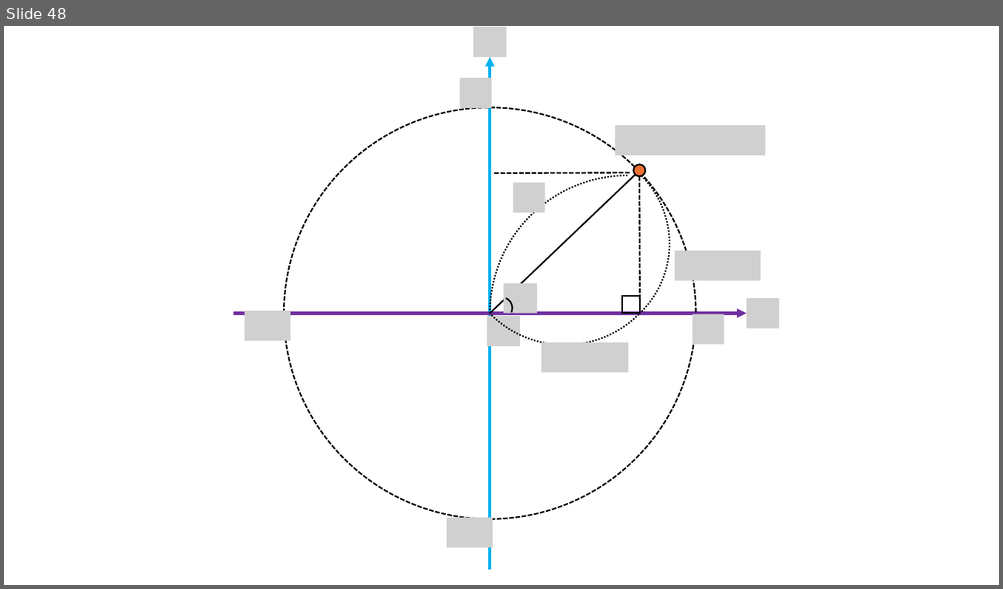
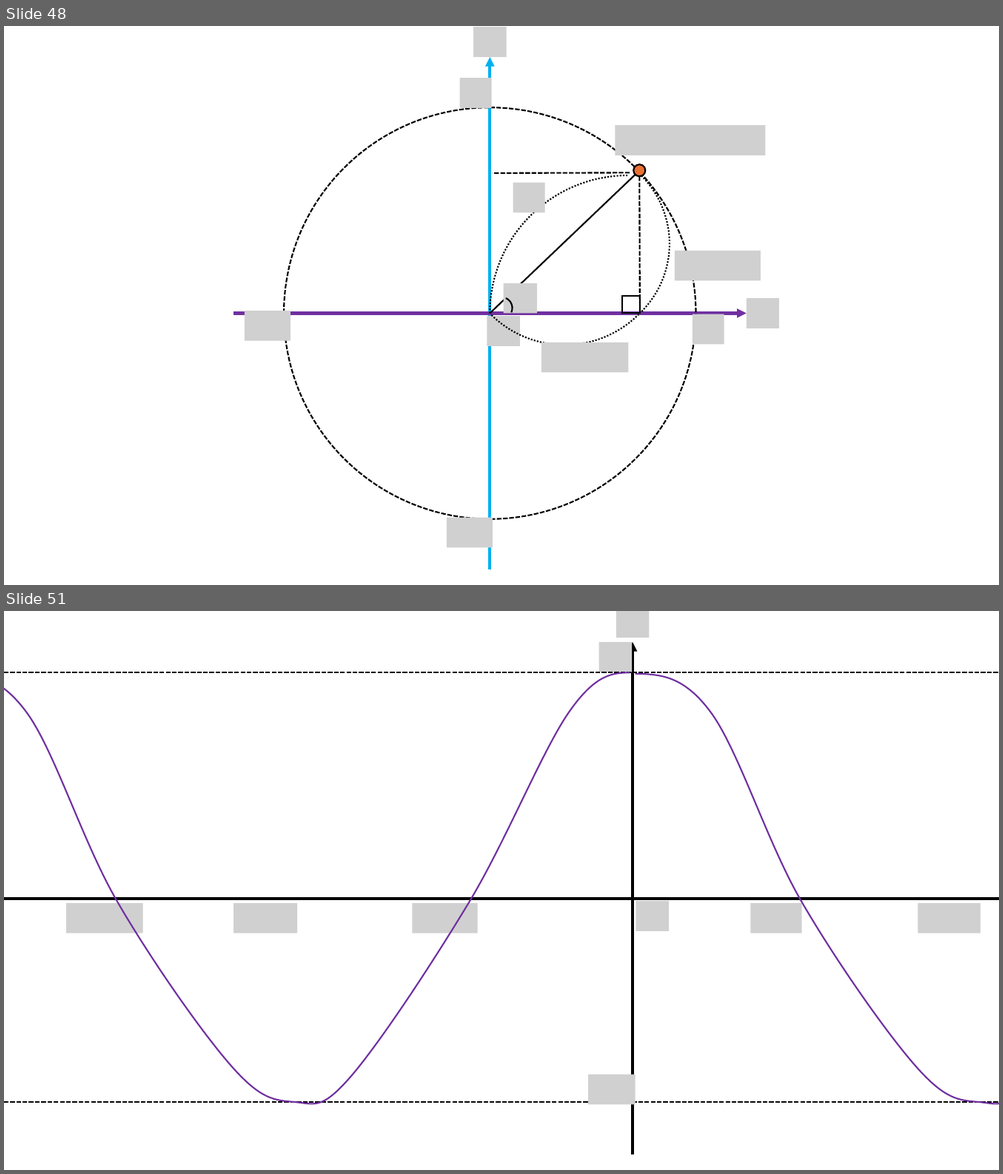
Before and after one commit to corn1200/GameMath-example, a slide deck: img/그림.pptx. Shown one above the other, each under a label of ours: slide 48 before the commit, slides 48 and 51 after it; the slides between them are not shown. The pictures are 1003x589 and 1003x1174 pixels, drawn with LibreOffice and Linux fonts; fonts in the diff are those of the drawing; grey boxes stand for pictures; background and template pictures are left out. Boxes give left, top, right and bottom in pixels: in the first picture for what was removed or moved away, otherwise in the second. Text is boxed around its words. In the diff, an @@ line names an element or a change of style, - is before the commit and + after.

```diff
--- a/img/그림.pptx
+++ b/img/그림.pptx
@@ slide 51 added at box(4, 611, 999, 1170), background #FFFFFF @@
@@ rounded rectangle added at box(4, 611, 999, 1170), outline #E97132 3 pt @@
@@ picture added at box(616, 611, 649, 637) @@
@@ picture added at box(599, 642, 632, 672) @@
@@ arrow added from (632, 1155) to (632, 642), #000000 3 pt @@
@@ line added from (632, 673) to (4, 673), #000000 1.5 pt dashed @@
@@ freeform shape added at box(4, 673, 630, 1105), outline #7030A0 1.5 pt @@
@@ line added from (999, 673) to (632, 673), #000000 1.5 pt dashed @@
@@ freeform shape added at box(635, 673, 999, 1105), outline #7030A0 1.5 pt @@
@@ arrow added from (4, 899) to (999, 899), #000000 3 pt @@
@@ picture added at box(66, 903, 143, 934) @@
@@ picture added at box(234, 903, 297, 934) @@
@@ picture added at box(412, 903, 478, 934) @@
@@ picture added at box(636, 901, 669, 931) @@
@@ picture added at box(750, 903, 802, 934) @@
@@ picture added at box(918, 903, 981, 934) @@
@@ picture added at box(588, 1075, 635, 1105) @@
@@ line added from (632, 1102) to (4, 1102), #000000 1.5 pt dashed @@
@@ line added from (999, 1102) to (632, 1102), #000000 1.5 pt dashed @@
```
Also in this commit, not shown: 3 other slides added, 3 other files.
